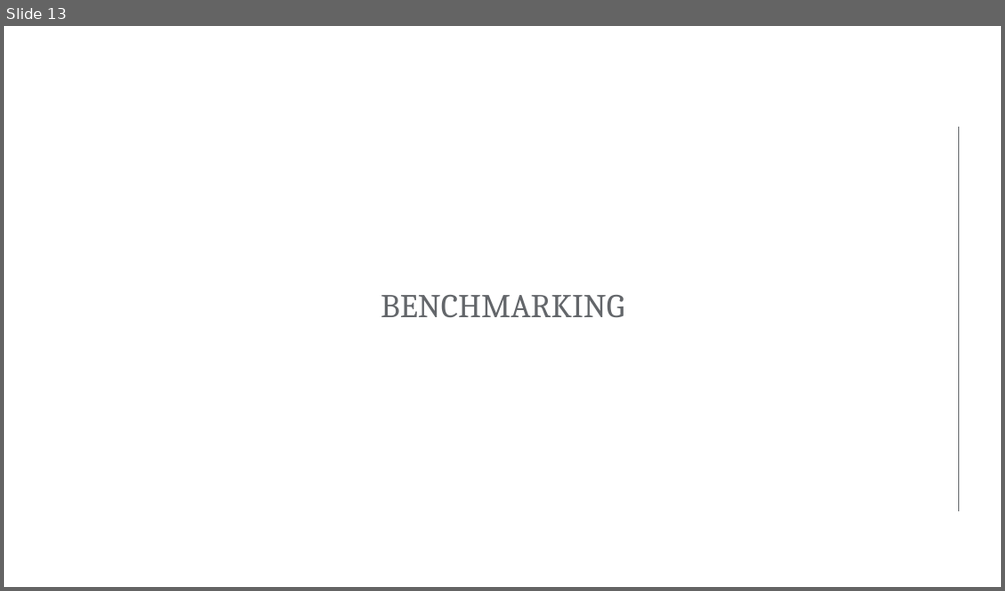
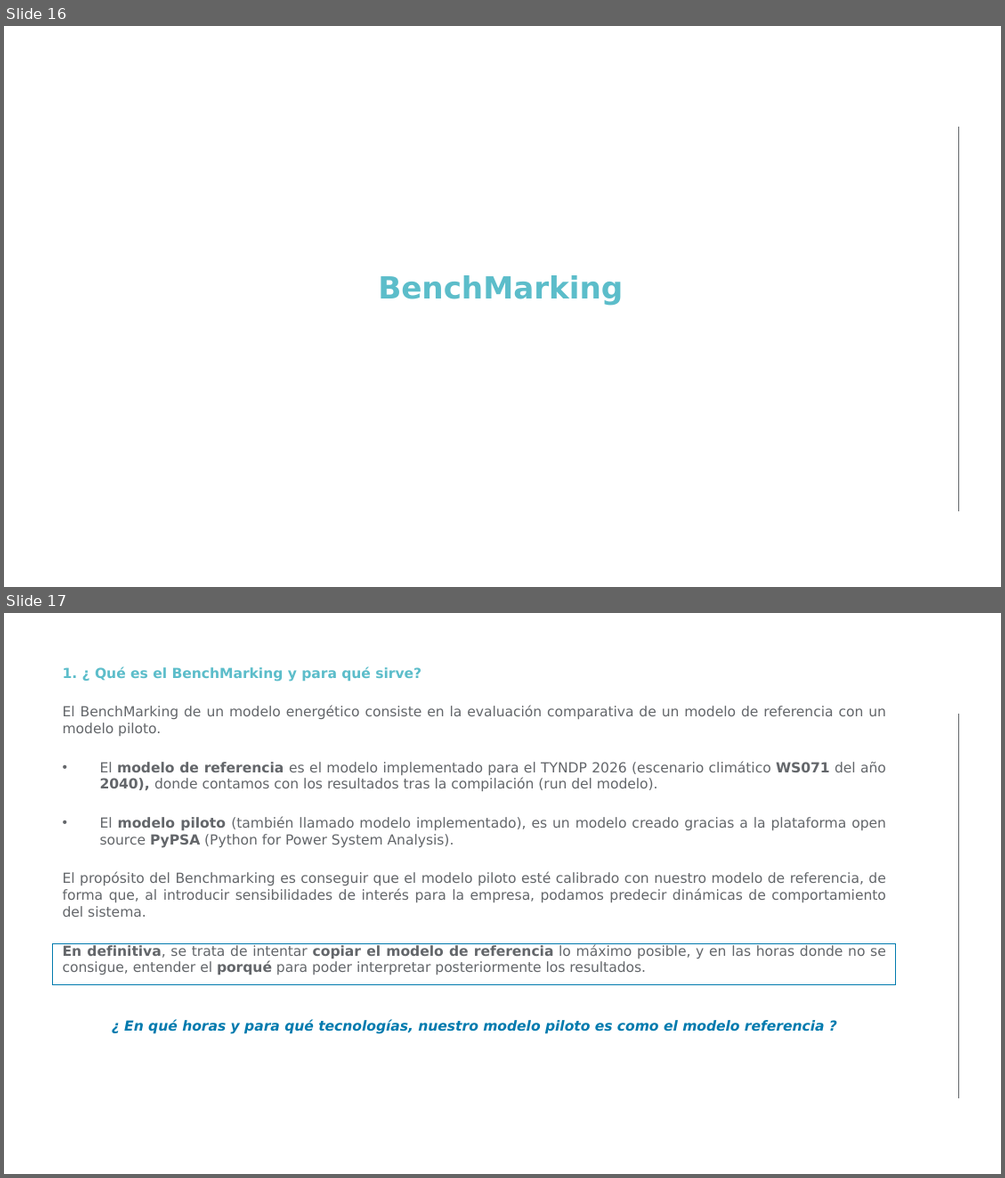
Before and after one commit to anabatres28-png/Dispatching-Project-in-PypSA, a slide deck: hojas_de_datos/presentación.pptx. Shown one above the other, each under a label of ours: slide 13 before the commit, slides 16 and 17 after it. The pictures are 1005x591 and 1005x1178 pixels, drawn with LibreOffice and Linux fonts; fonts in the diff are those of the drawing; background and template pictures are left out. Boxes give left, top, right and bottom in pixels: in the first picture for what was removed or moved away, otherwise in the second. Text is boxed around its words. In the diff, an @@ line names an element or a change of style, - is before the commit and + after.

```diff
--- a/hojas_de_datos/presentación.pptx
+++ b/hojas_de_datos/presentación.pptx
@@ slide 17 added at (4, 613, 1001, 1174), background #FFFFFF; not listed: 1 template element that a slide beside it also shows @@
@@ text added at (63, 666, 886, 1034), 10 pt, text #63666A @@
+1. ¿ Qué es el BenchMarking y para qué sirve?
+El BenchMarking de un modelo energético consiste en la evaluación comparativa de un modelo de referencia con un modelo piloto.
+• El modelo de referencia es el modelo implementado para el TYNDP 2026 (escenario climático WS071 del año 2040), donde contamos con los resultados tras la compilación (run del modelo).
+• El modelo piloto (también llamado modelo implementado), es un modelo creado gracias a la plataforma open source PyPSA (Python for Power System Analysis).
+El propósito del Benchmarking es conseguir que el modelo piloto esté calibrado con nuestro modelo de referencia, de forma que, al introducir sensibilidades de interés para la empresa, podamos predecir dinámicas de comportamiento del sistema.
+En definitiva, se trata de intentar copiar el modelo de referencia lo máximo posible, y en las horas donde no se consigue, entender el porqué para poder interpretar posteriormente los resultados.
+¿ En qué horas y para qué tecnologías, nuestro modelo piloto es como el modelo referencia ?
@@ rectangle added at (53, 944, 896, 984), fill #FFFFFF at 50% opacity, outline #007AAE 0.75 pt @@
@@ what was slide 13 is now slide 16 @@
@@ slide 16 changed as well @@
@@ text at (378, 275, 623, 305): text changed; size 24 to 22 pt; font Cambria to DejaVu Sans; text colour #63666A to #5CBDCA; bold on @@
-BENCHMARKING
+BenchMarking
```
Also in this commit, not shown: 11 other slides changed, 48 other slides added, 47 slides removed, 22 other files.
